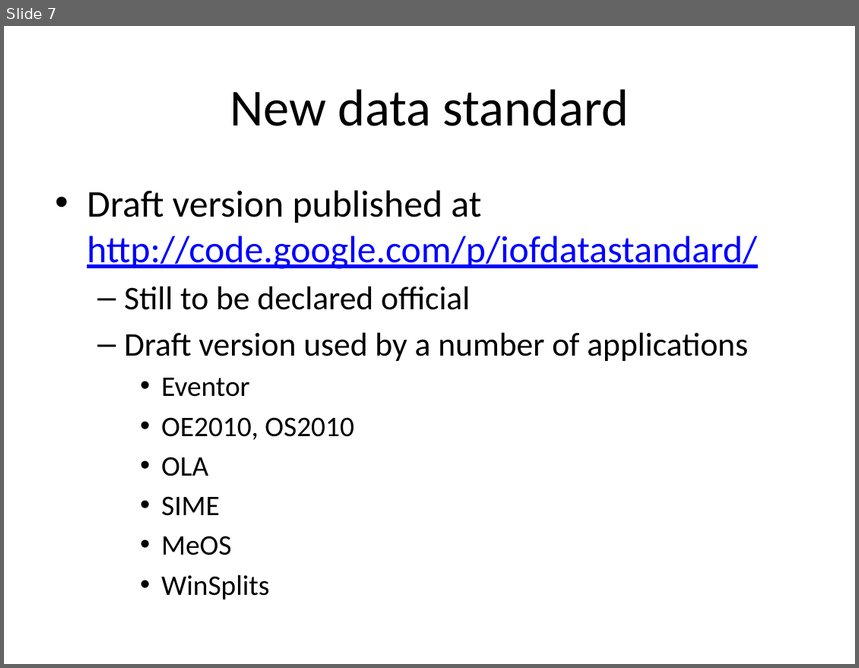
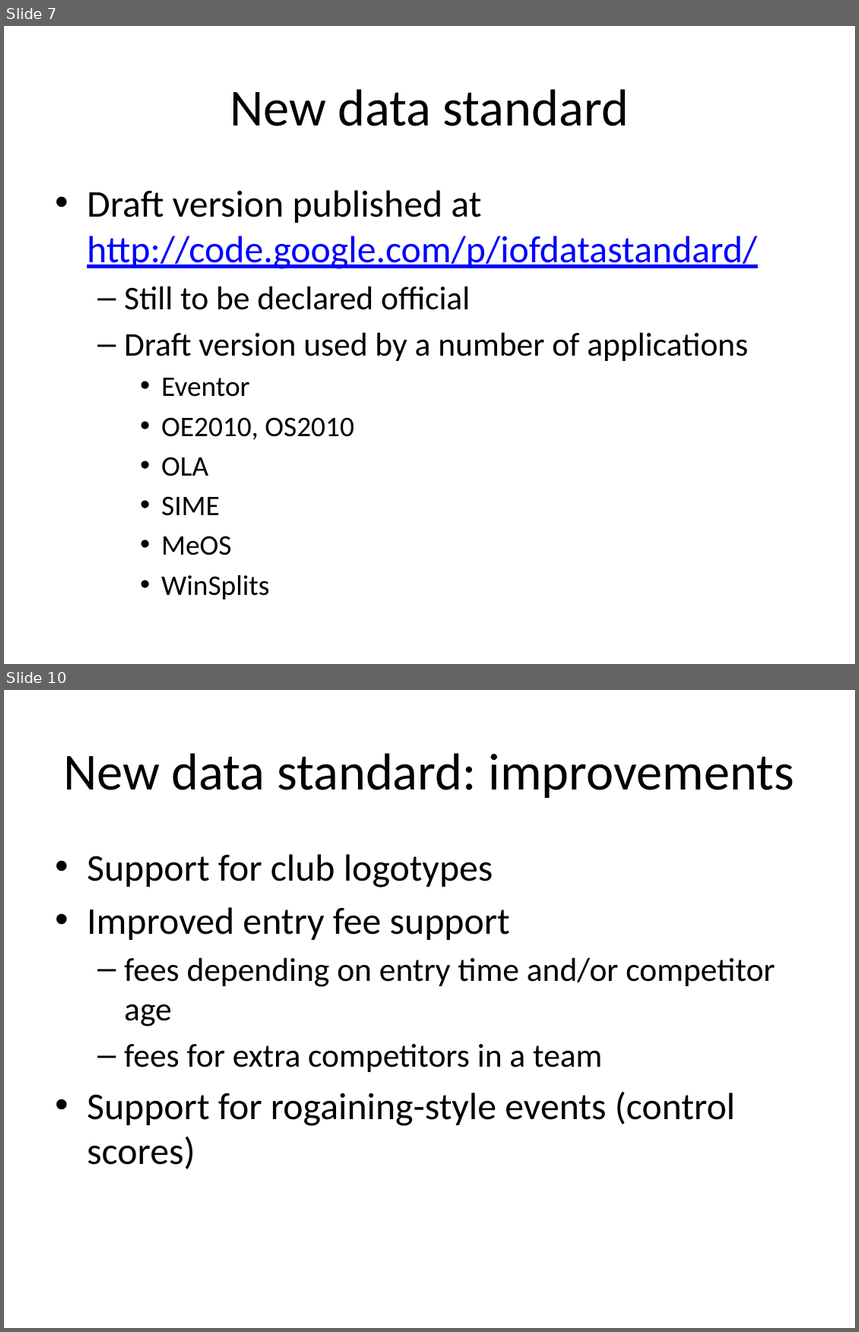
Before and after one commit to hennings/iof-data-standard-v3, a slide deck: Documents/New IOF Data Standard.pptx. Shown one above the other, each under a label of ours: slide 7 before the commit, slides 7 and 10 after it; the slides between them are not shown. The pictures are 859x668 and 859x1332 pixels, drawn with LibreOffice and Linux fonts; fonts in the diff are those of the drawing. Boxes give left, top, right and bottom in pixels: in the first picture for what was removed or moved away, otherwise in the second. Text is boxed around its words. In the diff, an @@ line names an element or a change of style, - is before the commit and + after.

```diff
--- a/Documents/New IOF Data Standard.pptx
+++ b/Documents/New IOF Data Standard.pptx
@@ slide 10 added at (x1=4, y1=690, x2=855, y2=1328), background #FFFFFF @@
@@ title added at (x1=64, y1=753, x2=794, y2=798), 44 pt, text #000000 @@
+New data standard: improvements
@@ text added at (x1=87, y1=854, x2=775, y2=1170), 32 pt, text #000000 @@
+• Support for club logotypes
+• Improved entry fee support
+  – fees depending on entry time and/or competitor age
+  – fees for extra competitors in a team
+• Support for rogaining-style events (control scores)
```
Also in this commit, not shown: 2 slides changed, 4 other slides added, 1 other file.
